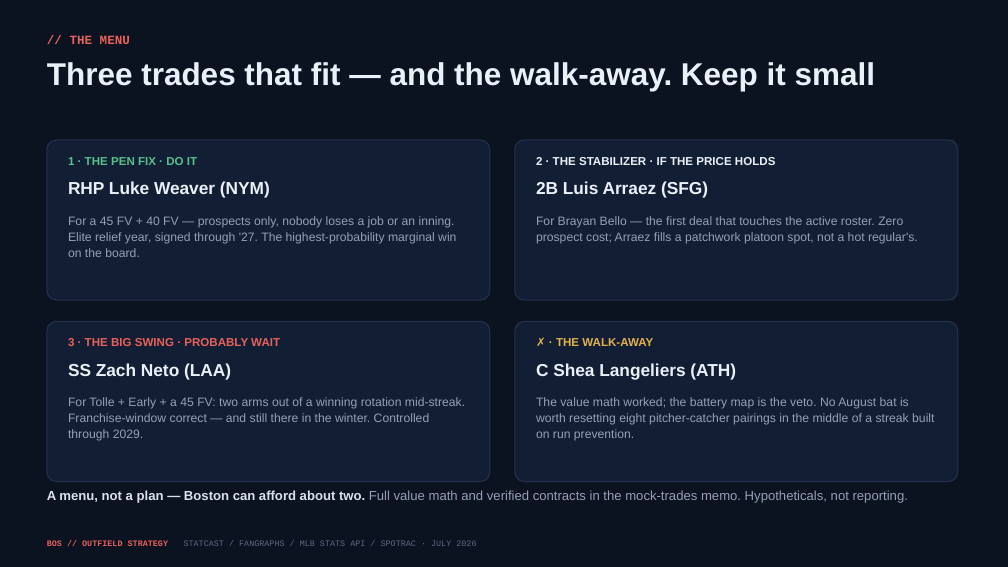
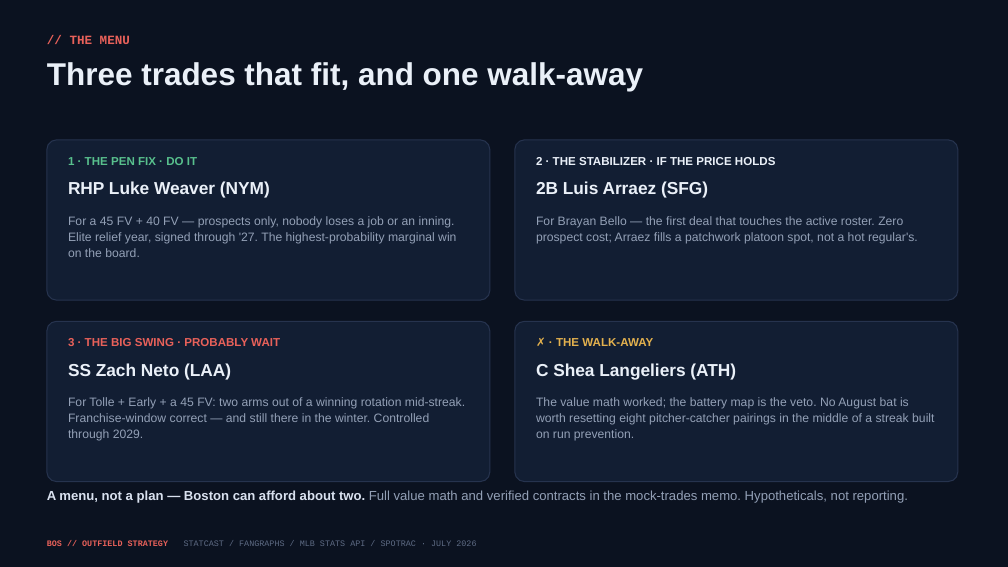
Before and after one commit to justinloo12/jarren-duran-outlier-analysis, a slide deck: slide 13 of outputs/Red_Sox_Outfield_Strategy.pptx. Drawn at 1008x567 pixels with LibreOffice and Linux fonts; fonts in the diff are those of the drawing. Boxes give left, top, right and bottom in pixels: in the first picture for what was removed or moved away, otherwise in the second. Text is boxed around its words. In the diff, an @@ line names an element or a change of style, - is before the commit and + after.

```diff
--- a/outputs/Red_Sox_Outfield_Strategy.pptx
+++ b/outputs/Red_Sox_Outfield_Strategy.pptx
@@ text at [47,62,643,91]: text changed @@
-Three trades that fit — and the walk-away. Keep it small
+Three trades that fit, and one walk-away
```
Also in this commit, not shown: 14 other slides changed, 43 other files.
